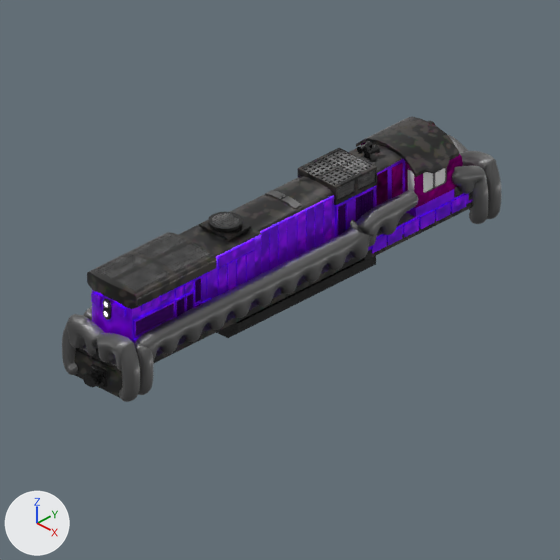
Before and after pictures for a commit that changed the Blender file objects/Vehicle/Train/DASH7/OG_DASH7.blend.
Before and after are seen from the file's camera 'Camera Main'. The lights are fixed; the arrows at lower left show +X, +Y and +Z.

Names of what the first picture shows: 'Cube.001', 'Cylinder', 'Dash-7', 'Vert.001', 'Vert.005', 'Vert.006'.
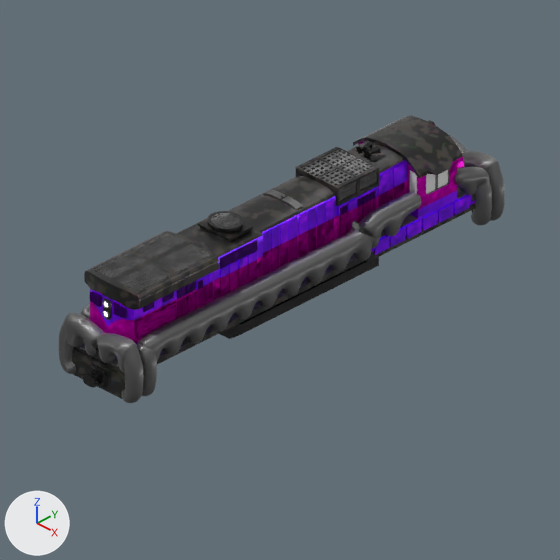
What the commit changed:
me_cube_003 is used by ob_dash_7; location (0.0, 0.0, 0.0).
me_cube_003 had 6677 vertices, 6935 faces and spanned x -1.2..0.04, y -6.65..7.36, z 0.03..3.13.
me_cube_003 now has 7293 vertices, 7553 faces and spans x -1.2..0.04, y -6.65..7.36, z 0.03..3.13.
me_cube_003 part 1: 16 vertices moved from x -0.76..-0.7, y -4.56..-3.92, z 2.24..2.52 to x -0.76..-0.7, y -4.56..-3.92, z 2.27..2.54; 8 vertices removed from x -0.64..-0.58, y 2.91..3.29, z 1.37..2.81; 623 vertices added at x -0.78..0.0, y -6.3..3.84, z 1.04..2.25.
me_cube_003 part 2: 1 vertex added at x -0.63, y 5.88, z 1.43.
me_cube_003 part 3: 32 faces spanning x -0.78..-0.68, y -6.09..-3.27, z 1.58..2.2 switch from mat_company_color_1_metallic to mat_company_color_2_metallic_002.
me_cube_003 part 4: 127 faces spanning x -0.78..-0.69, y -6.04..-3.3, z 1.56..2.17 switch from mat_company_color_1_metallic_dark to mat_company_color_2_metallic_002.
me_cube_003 part 5: 50 faces spanning x -0.76..-0.21, y -6.35..-1.66, z 1.03..2.83 switch from mat_company_color_1_metallic to mat_company_color_1_metallic_dark.
me_cube_003 part 6: 5 faces spanning x -0.75..-0.46, y -3.59..-3.29, z 1.77..1.81 switch from mat_company_color_1_metallic to mat_company_color_2_metallic_002.
me_cube_003 part 7: 15 faces spanning x -1.0..0.0, y 3.46..6.22, z 0.99..2.81 switch from mat_company_color_2_metallic_002 to mat_company_color_1_metallic.
me_cube_003 part 8: 159 faces spanning x -1.0..0.0, y 3.96..6.18, z 1.37..3.01 switch from mat_company_color_2_metallic_002 to mat_company_color_2_metallic_003.
me_cube_003 part 9: 11 faces spanning x -0.48..-0.04, y 6.18..6.28, z 1.03..1.36 switch from mat_company_color_2_metallic_003 to mat_company_color_1_metallic_dark.
Object 'Dash-7' (ob_dash_7) is rescaled from (1.0, 1.0, 1.0) to (1.1, 1.0, 1.0).

Pixel boxes [x1, y1, x2, y2] of what changed, in the pictures (560 x 560 px):
'Dash-7', reshaped, rescaled: before [74, 116, 472, 398]; after [72, 116, 475, 399]
'Vert.006', reshaped, rescaled: before [83, 191, 418, 395]; after [80, 192, 421, 396]
'Vert.001', reshaped, rescaled (9% wider): before [62, 314, 140, 402]; after [59, 313, 144, 403]
'Cube.001', rescaled: before [452, 166, 488, 224]; after [455, 167, 492, 225]
'Vert.005', reshaped, rescaled: before [447, 134, 501, 219]; after [448, 134, 505, 221]
'Cylinder', rescaled: before [83, 125, 436, 387]; after [83, 125, 436, 388]
part 1 of me_cube_003, built on: before [377, 170, 388, 205]; after [90, 164, 407, 358]
part 2 of me_cube_003, added: after [457, 161, 463, 188]
part 3 of me_cube_003, recoloured: before [133, 291, 211, 341]; after [135, 292, 213, 342]
part 4 of me_cube_003, recoloured: before [136, 304, 174, 335]; after [138, 305, 176, 337]
part 5 of me_cube_003, recoloured: before [91, 239, 255, 318]; after [90, 240, 257, 319]
part 8 of me_cube_003, recoloured: before [361, 142, 463, 208]; after [358, 140, 464, 210]
